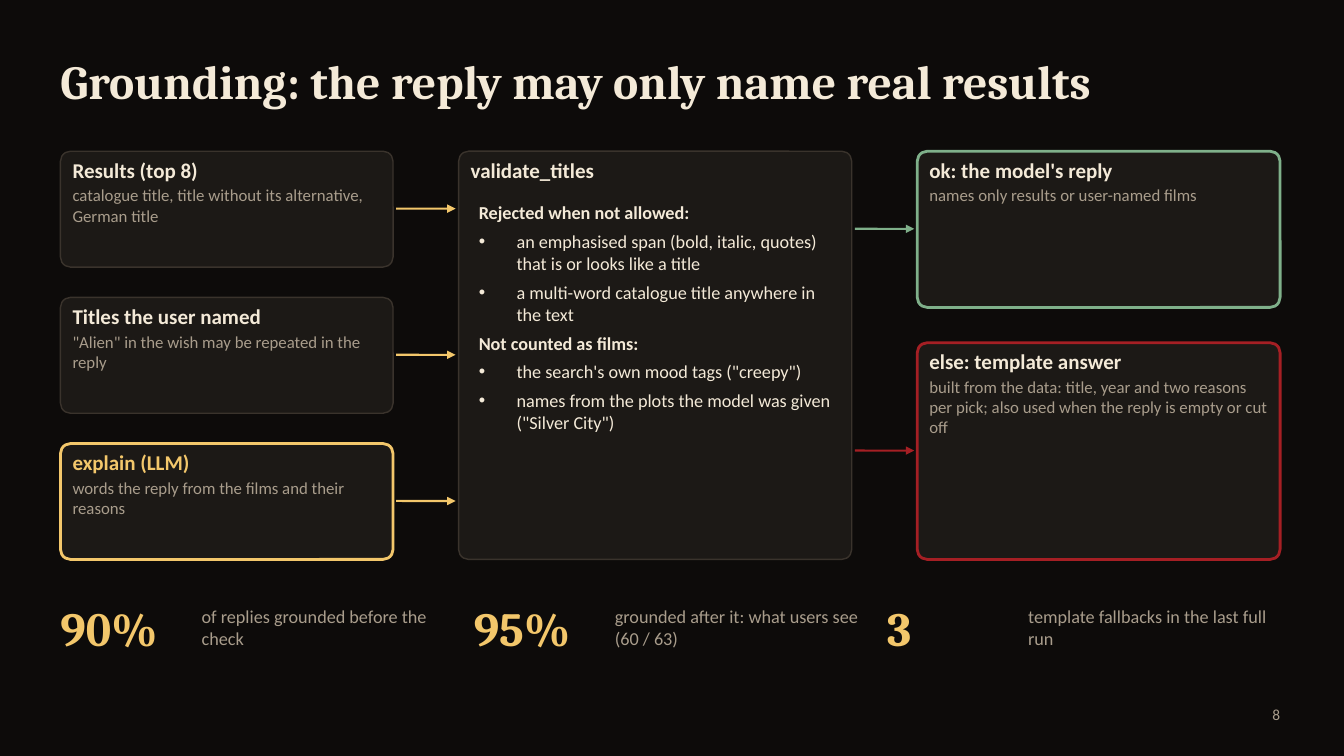
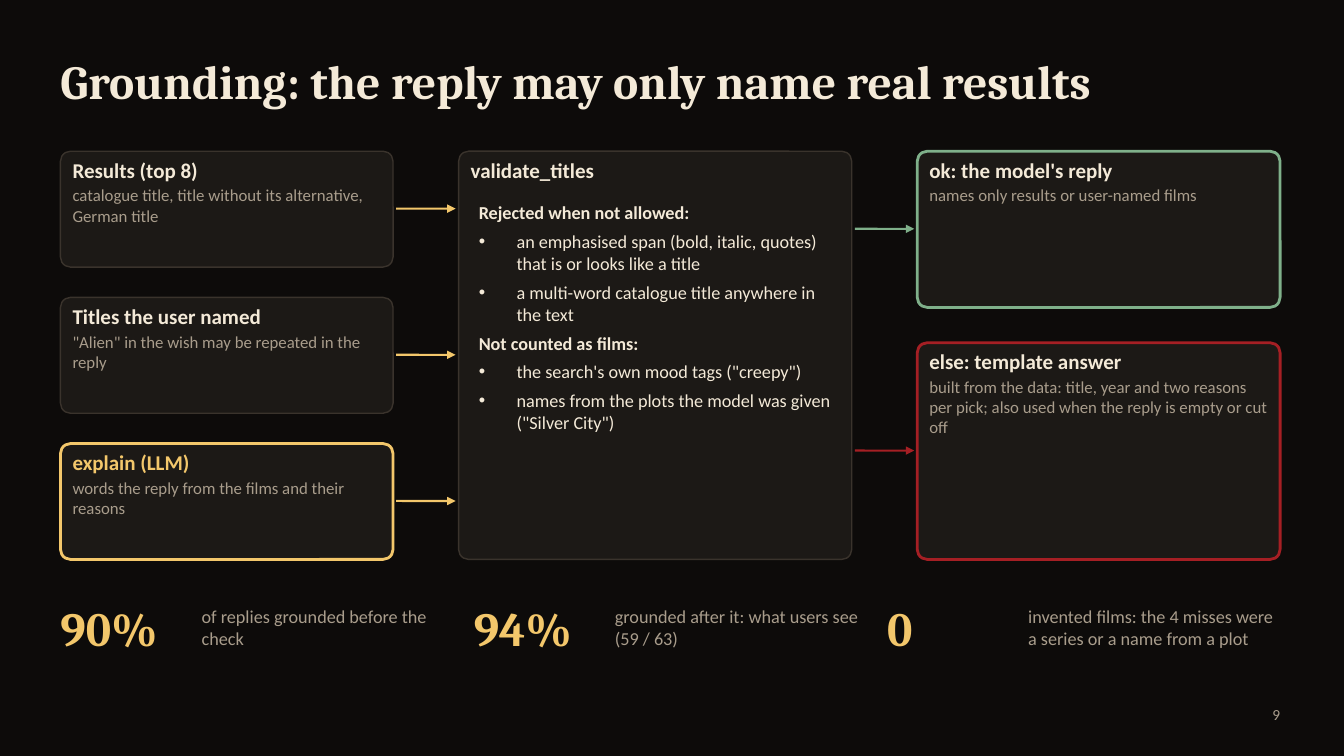
Before and after one commit to aliebing/cinesense, a slide deck: slide 9 of docs/presentation/CineSense-review.pptx (slide 8 before the commit). Drawn at 1344x756 pixels with LibreOffice and Linux fonts; fonts in the diff are those of the drawing. Boxes give left, top, right and bottom in pixels: in the first picture for what was removed or moved away, otherwise in the second. Text is boxed around its words. In the diff, an @@ line names an element or a change of style, - is before the commit and + after.

```diff
--- a/docs/presentation/CineSense-review.pptx
+++ b/docs/presentation/CineSense-review.pptx
@@ text at [474, 613, 572, 647]: text changed @@
-95%
+94%
@@ text at [615, 610, 858, 648]: text changed @@
-grounded after it: what users see (60 / 63)
+grounded after it: what users see (59 / 63)
@@ text at [887, 613, 912, 647]: text changed @@
-3
+0
@@ text at [1028, 610, 1273, 648]: text changed @@
-template fallbacks in the last full run
+invented films: the 4 misses were a series or a name from a plot
@@ page number at [1272, 710, 1280, 720]: text changed @@
-8
+9
```
Also in this commit, not shown: 3 other slides changed, 2 slides added, 1 slide removed, 8 other files.
